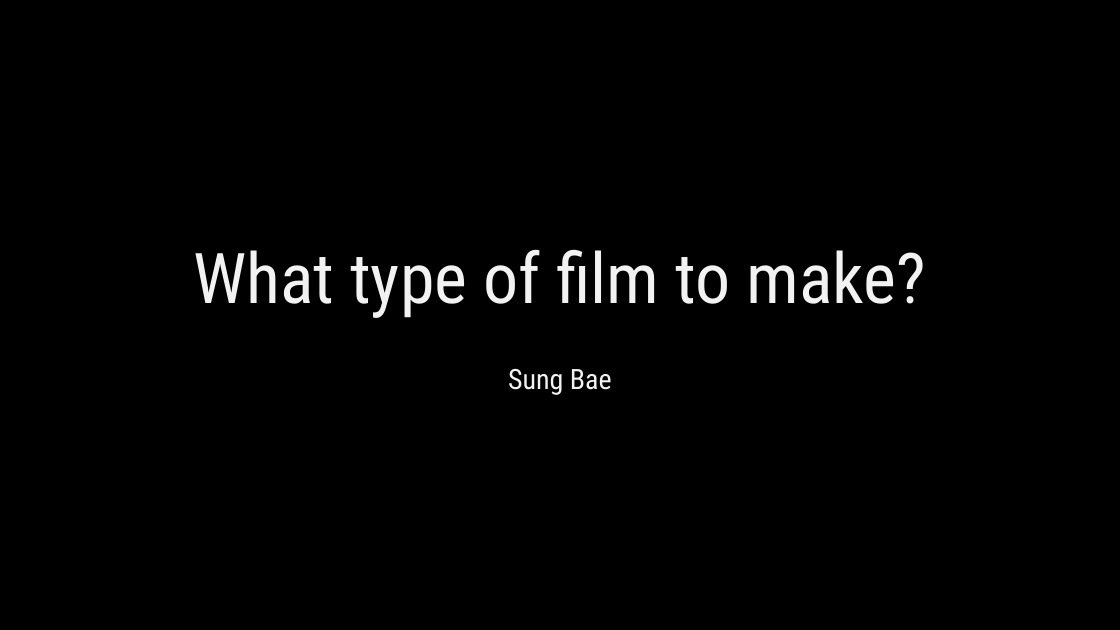
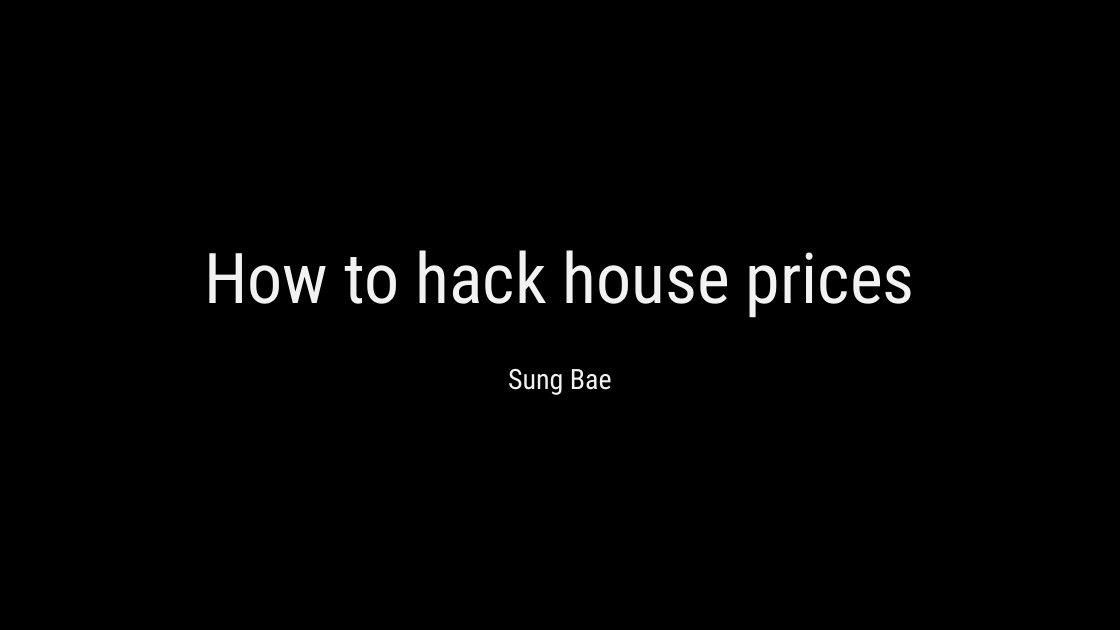
Before and after one commit to singsang2/Mod-2-Kings-County-Housing-Price-Model, a slide deck: slide 1 of Mod2ProjectPresentation.pptx. Drawn at 1120x630 pixels with LibreOffice and Linux fonts; fonts in the diff are those of the drawing. Boxes give left, top, right and bottom in pixels: in the first picture for what was removed or moved away, otherwise in the second. Text is boxed around its words. In the diff, an @@ line names an element or a change of style, - is before the commit and + after.

Commit message:
presentation

```diff
--- a/Mod2ProjectPresentation.pptx
+++ b/Mod2ProjectPresentation.pptx
@@ title at <box>204,250,915,318</box>: text changed @@
-What type of film to make?
+How to hack house prices
```
Also in this commit, not shown: 2 other slides changed, 14 slides added, 15 slides removed, 5 other files.
